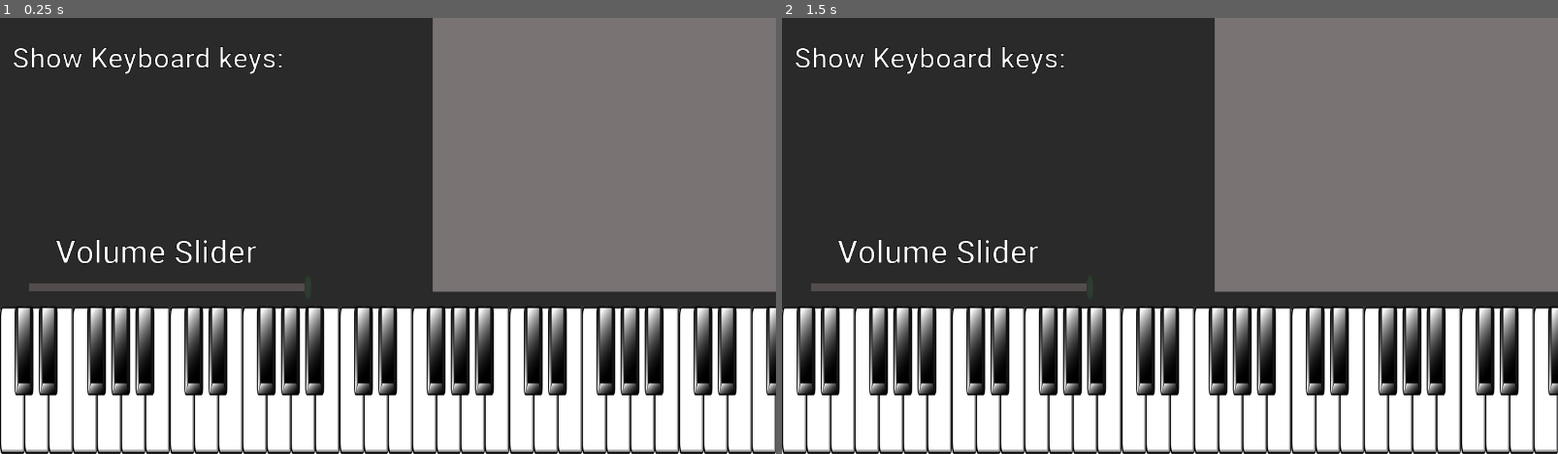
Above: before the commit, frames 1-2 (left to right).
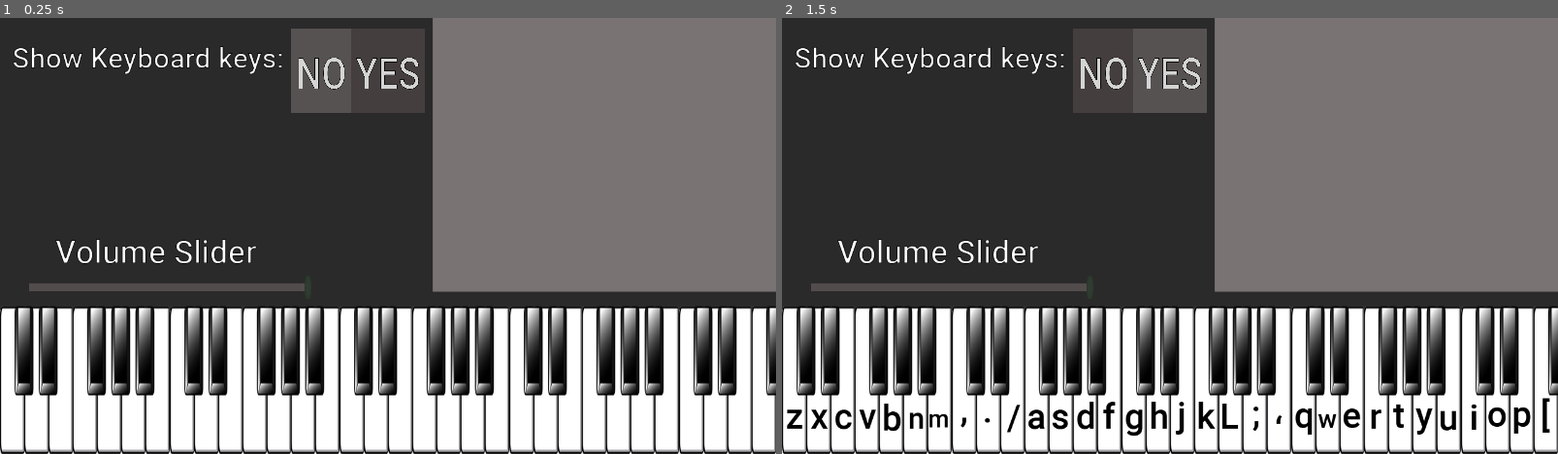
Above: after the commit, the same moments.

Repository: 3xRbL/PianoKeyboard
Game: Godot game, scene res://Scenes/MainScene.tscn
Same seed, same stepped clock (60 frames per second), same inputs: the game is played once before the commit and once after it.
Inputs (mouse positions are in pixels of both pictures, inside the frame that each line leads up to):
- Up to frame 1 (0.25 s): no input
- Up to frame 2 (1.5 s): click (1100, 70) at 0.52 s; click (1170, 70) at 1.27 s

The runs differ from the first frame. In frame 1, 3.3% of the frame differs, in the area x 37-55%, y 2-22%; in frame 2, 5.0%, in the area x 0-99%, y 2-96%.

Commit message:
Added more stuff

Diff:
--- a/Scenes/MainScene.tscn
+++ b/Scenes/MainScene.tscn
@@ -1,15 +1,34 @@
-[gd_scene load_steps=11 format=2]
+[gd_scene load_steps=30 format=2]
 
 [ext_resource path="res://src/MainScene.gd" type="Script" id=1]
 [ext_resource path="res://Textures/base_keyboard.png" type="Texture" id=2]
-[ext_resource path="res://Textures/base_ui.png" type="Texture" id=3]
-[ext_resource path="res://Textures/ui_slider.png" type="Texture" id=4]
-[ext_resource path="res://Textures/piano_left.png" type="Texture" id=5]
-[ext_resource path="res://Textures/piano_mid.png" type="Texture" id=6]
-[ext_resource path="res://Textures/piano_right.png" type="Texture" id=7]
-[ext_resource path="res://Sounds/key_1.ogg" type="AudioStream" id=8]
-[ext_resource path="res://Sounds/key_2.ogg" type="AudioStream" id=9]
-[ext_resource path="res://Sounds/key_3.ogg" type="AudioStream" id=10]
+[ext_resource path="res://Textures/keyboard_keys.png" type="Texture" id=3]
+[ext_resource path="res://Textures/base_ui.png" type="Texture" id=4]
+[ext_resource path="res://Textures/ui_slider.png" type="Texture" id=5]
+[ext_resource path="res://Textures/piano_left.png" type="Texture" id=6]
+[ext_resource path="res://Textures/piano_mid.png" type="Texture" id=7]
+[ext_resource path="res://Textures/piano_right.png" type="Texture" id=8]
+[ext_resource path="res://Sounds/key_1.ogg" type="AudioStream" id=9]
+[ext_resource path="res://Sounds/key_2.ogg" type="AudioStream" id=10]
+[ext_resource path="res://Sounds/key_3.ogg" type="AudioStream" id=11]
+[ext_resource path="res://Sounds/key_4.ogg" type="AudioStream" id=12]
+[ext_resource path="res://Sounds/key_5_raide_c.ogg" type="AudioStream" id=13]
+[ext_resource path="res://Sounds/key_6_b.ogg" type="AudioStream" id=14]
+[ext_resource path="res://Sounds/key_7_m.ogg" type="AudioStream" id=15]
+[ext_resource path="res://Sounds/key_8_a.ogg" type="AudioStream" id=16]
+[ext_resource path="res://Sounds/key_9_s.ogg" type="AudioStream" id=17]
+[ext_resource path="res://Sounds/key_10_d.ogg" type="AudioStream" id=18]
+[ext_resource path="res://Sounds/key_11_f.ogg" type="AudioStream" id=19]
+[ext_resource path="res://Sounds/key_12_fsharp.ogg" type="AudioStream" id=20]
+[ext_resource path="res://Sounds/key_13_g.ogg" type="AudioStream" id=21]
+[ext_resource path="res://Sounds/key_14_gsharp.ogg" type="AudioStream" id=22]
+[ext_resource path="res://Sounds/key_15_h.ogg" type="AudioStream" id=23]
+[ext_resource path="res://Sounds/key_16_hsarp.ogg" type="AudioStream" id=24]
+[ext_resource path="res://Sounds/key_17_j.ogg" type="AudioStream" id=25]
+[ext_resource path="res://Sounds/key_18_q.ogg" type="AudioStream" id=26]
+[ext_resource path="res://Sounds/key_19_w.ogg" type="AudioStream" id=27]
+[ext_resource path="res://Textures/show_keys_no.png" type="Texture" id=28]
+[ext_resource path="res://Textures/show_keys_yes.png" type="Texture" id=29]
 
 [node name="Piano" type="Node2D"]
 script = ExtResource( 1 )
@@ -29,8 +48,17 @@
 "_edit_lock_": true
 }
 
+[node name="keyboard_keys" type="Sprite" parent="."]
+visible = false
+texture = ExtResource( 3 )
+centered = false
+__meta__ = {
+"_edit_group_": true,
+"_edit_lock_": true
+}
+
 [node name="base_ui" type="Sprite" parent="."]
-texture = ExtResource( 3 )
+texture = ExtResource( 4 )
 centered = false
 __meta__ = {
 "_edit_group_": true,
@@ -346,45 +374,61 @@
 }
 
 [node name="Audio1" type="AudioStreamPlayer" parent="."]
-stream = ExtResource( 8 )
+stream = ExtResource( 9 )
 
 [node name="Audio2" type="AudioStreamPlayer" parent="."]
-stream = ExtResource( 9 )
+stream = ExtResource( 10 )
 
 [node name="Audio3" type="AudioStreamPlayer" parent="."]
-stream = ExtResource( 10 )
+stream = ExtResource( 11 )
 
 [node name="Audio4" type="AudioStreamPlayer" parent="."]
+stream = ExtResource( 12 )
 
 [node name="Audio5" type="AudioStreamPlayer" parent="."]
+stream = ExtResource( 13 )
 
 [node name="Audio6" type="AudioStreamPlayer" parent="."]
+stream = ExtResource( 14 )
 
 [node name="Audio7" type="AudioStreamPlayer" parent="."]
+stream = ExtResource( 15 )
 
 [node name="Audio8" type="AudioStreamPlayer" parent="."]
+stream = ExtResource( 16 )
 
 [node name="Audio9" type="AudioStreamPlayer" parent="."]
+stream = ExtResource( 17 )
 
 [node name="Audio10" type="AudioStreamPlayer" parent="."]
+stream = ExtResource( 18 )
 
 [node name="Audio11" type="AudioStreamPlayer" parent="."]
+stream = ExtResource( 19 )
 
 [node name="Audio12" type="AudioStreamPlayer" parent="."]
+stream = ExtResource( 20 )
 
 [node name="Audio13" type="AudioStreamPlayer" parent="."]
+stream = ExtResource( 21 )
 
 [node name="Audio14" type="AudioStreamPlayer" parent="."]
+stream = ExtResource( 22 )
 
 [node name="Audio15" type="AudioStreamPlayer" parent="."]
+stream = ExtResource( 23 )
 
 [node name="Audio16" type="AudioStreamPlayer" parent="."]
+stream = ExtResource( 24 )
 
 [node name="Audio17" type="AudioStreamPlayer" parent="."]
+stream = ExtResource( 25 )
 
 [node name="Audio18" type="AudioStreamPlayer" parent="."]
+stream = ExtResource( 26 )
 
 [node name="Audio19" type="AudioStreamPlayer" parent="."]
+stream = ExtResource( 27 )
 
 [node name="Audio20" type="AudioStreamPlayer" parent="."]
 
@@ -411,3 +455,46 @@
 [node name="Audio31" type="AudioStreamPlayer" parent="."]
 
 [node name="Audio32" type="AudioStreamPlayer" parent="."]
+
+[node name="show_keys_no" type="Sprite" parent="."]
+self_modulate = Color( 1, 1, 1, 0.8 )
+position = Vector2( 590.644, 87.1303 )
+scale = Vector2( 0.27103, 0.27103 )
+texture = ExtResource( 28 )
+__meta__ = {
+"_edit_group_": true,
+"_edit_lock_": true
+}
+
+[node name="show_keys_yes" type="Sprite" parent="."]
+visible = false
+self_modulate = Color( 1, 1, 1, 0.8 )
+position = Vector2( 590.644, 87.1303 )
+scale = Vector2( 0.27103, 0.27103 )
+texture = ExtResource( 29 )
+__meta__ = {
+"_edit_group_": true,
+"_edit_lock_": true
+}
+
+[node name="hide_keys" type="Button" parent="."]
+self_modulate = Color( 1, 1, 1, 0 )
+margin_left = 473.168
+margin_top = 11.2774
+margin_right = 577.168
+margin_bottom = 156.277
+__meta__ = {
+"_edit_lock_": true
+}
+
+[node name="show_keys" type="Button" parent="."]
+self_modulate = Color( 1, 1, 1, 0 )
+margin_left = 580.0
+margin_top = 13.0
+margin_right = 708.0
+margin_bottom = 158.0
+__meta__ = {
+"_edit_lock_": true
+}
+[connection signal="pressed" from="hide_keys" to="." method="_on_hide_keys_pressed"]
+[connection signal="pressed" from="show_keys" to="." method="_on_show_keys_pressed"]
--- a/project.godot
+++ b/project.godot
@@ -17,6 +17,8 @@
 
 config/name="PianoKeyboard"
 run/main_scene="res://Scenes/MainScene.tscn"
+boot_splash/image="res://Spalsh.png"
+boot_splash/bg_color=Color( 0, 0, 0, 1 )
 config/icon="res://icon.png"
 
 [display]
--- a/src/MainScene.gd
+++ b/src/MainScene.gd
@@ -1,7 +1,7 @@
 extends Node2D
 
 #TODO:
-#Max volume, record keys ir show keys ant photoshop!
+#Max volume, record keys
 #Kai record 4-5 fade out
 
 #Volume Slider
@@ -93,3 +93,14 @@
 		get_node("key_" + str(ConvertId(id))).show()
 	else:
 		get_node("key_" + str(ConvertId(id))).hide()
+
+func _on_hide_keys_pressed():
+	$show_keys_yes.hide()
+	$show_keys_no.show()
+	$keyboard_keys.hide()
+
+
+func _on_show_keys_pressed():
+	$show_keys_no.hide()
+	$show_keys_yes.show()
+	$keyboard_keys.show()
Not shown: 33 places in Scenes/MainScene.tscn that only renumber resources
Not shown, changed: Sounds/key_1.ogg.import
Not shown, added: Sounds/key_10_d.ogg.import
Not shown, added: Sounds/key_11_f.ogg.import
Not shown, added: Sounds/key_12_fsharp.ogg.import
Not shown, added: Sounds/key_13_g.ogg.import
Not shown, added: Sounds/key_14_gsharp.ogg.import
Not shown, added: Sounds/key_15_h.ogg.import
Not shown, added: Sounds/key_16_hsarp.ogg.import
Not shown, added: Sounds/key_17_j.ogg.import
Not shown, added: Sounds/key_18_q.ogg.import
Not shown, added: Sounds/key_19_w.ogg.import
(and 35 more such lines)
